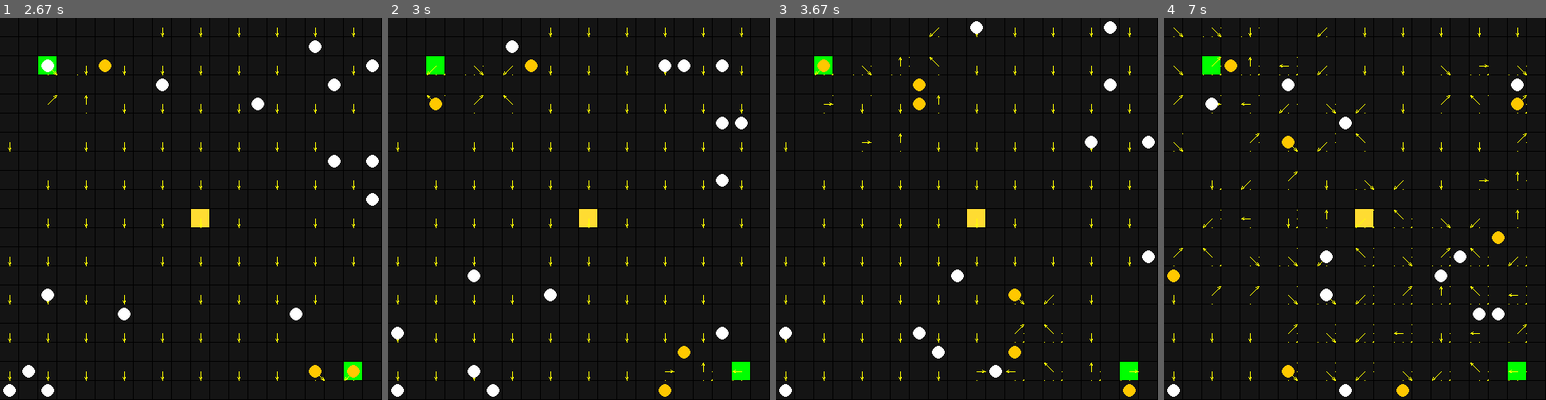
Above: before the commit, frames 1-4 (left to right).
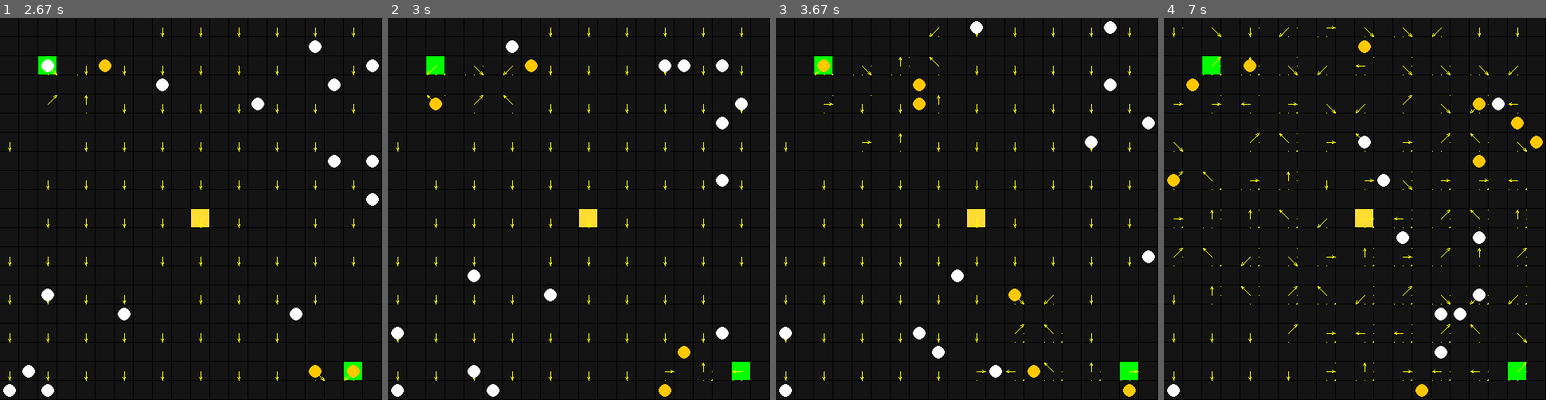
Above: after the commit, the same moments.

Repository: beratmutlu/ant-colony
Game: pygame game, started from main.py
The game is run twice, just before and just after one commit, with the same random seed, the same clock (stepped at 60 frames per second) and the same inputs.
Inputs:
- Up to frame 1 (2.67 s): tap G at 0.33 s; tap D at 0.67 s; tap Enter at 1.07 s; tap Space at 2.47 s
- Up to frame 2 (3 s): tap Space at 2.93 s
- Up to frame 3 (3.67 s): tap Space at 3.43 s
- Up to frame 4 (7 s): tap Space at 3.77, 4.27, 4.57, 4.83, 5.17, 5.6, 6, 6.3, 6.67 s

Frame 1 is identical in both runs. In frame 2, 0.2% of the frame differs, in the area x 90-95%, y 20-30%; in frame 3, 0.3%; in frame 4, 3.9%, in the area x 0-100%, y 2-100%.

Commit message:
feat: remove dead ants from list and restore energy from config on state change

Diff:
--- a/colony/core/manager.py
+++ b/colony/core/manager.py
@@ -25,10 +25,12 @@
 
         for ant, percept in percepts.items():
             ant.sense(percept)
+            ant.energy -= 1
 
         actions = {ant: ant.reason() for ant in self.ants}
 
         self._process_action(actions)
+        self.ants = [ant for ant in self.ants if ant.energy > 0]
         self.grid.tick_decay()
 
 
@@ -70,9 +72,11 @@
             elif action.type == ActionType.PICK_UP:
                 self._pick_up(ant)
                 ant.memory.clear()
+                ant.energy = self.ant_energy
             elif action.type == ActionType.DROP:
                 self._drop(ant)
                 ant.memory.clear()
+                ant.energy = self.ant_energy
 
         for target_pos, competing in moves.items():
             cap = self.grid.get_cell(*target_pos).cap_ant
--- a/colony/types/item_type.py
+++ b/colony/types/item_type.py
@@ -12,7 +12,7 @@
     @property
     def decay_rate(self) -> float:
         rates = {
-            ItemType.PHEROMONE_FOOD: 0.1,
-            ItemType.PHEROMONE_NEST: 0.1,
+            ItemType.PHEROMONE_FOOD: .2,
+            ItemType.PHEROMONE_NEST: .2,
         }
         return rates.get(self, 0.0)
--- /dev/null
+++ b/rendering/launcher.py
@@ -0,0 +1,3 @@
+import tkinter as tk
+
+#TODO: Launcher creates a JSON or imports one.
